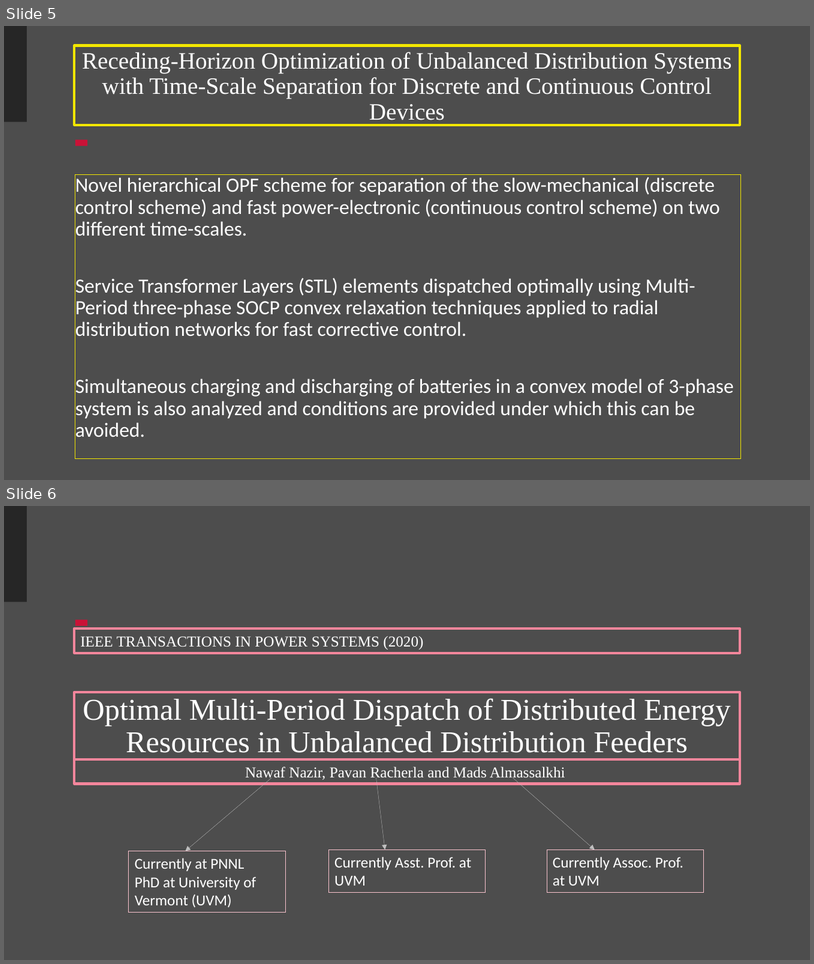
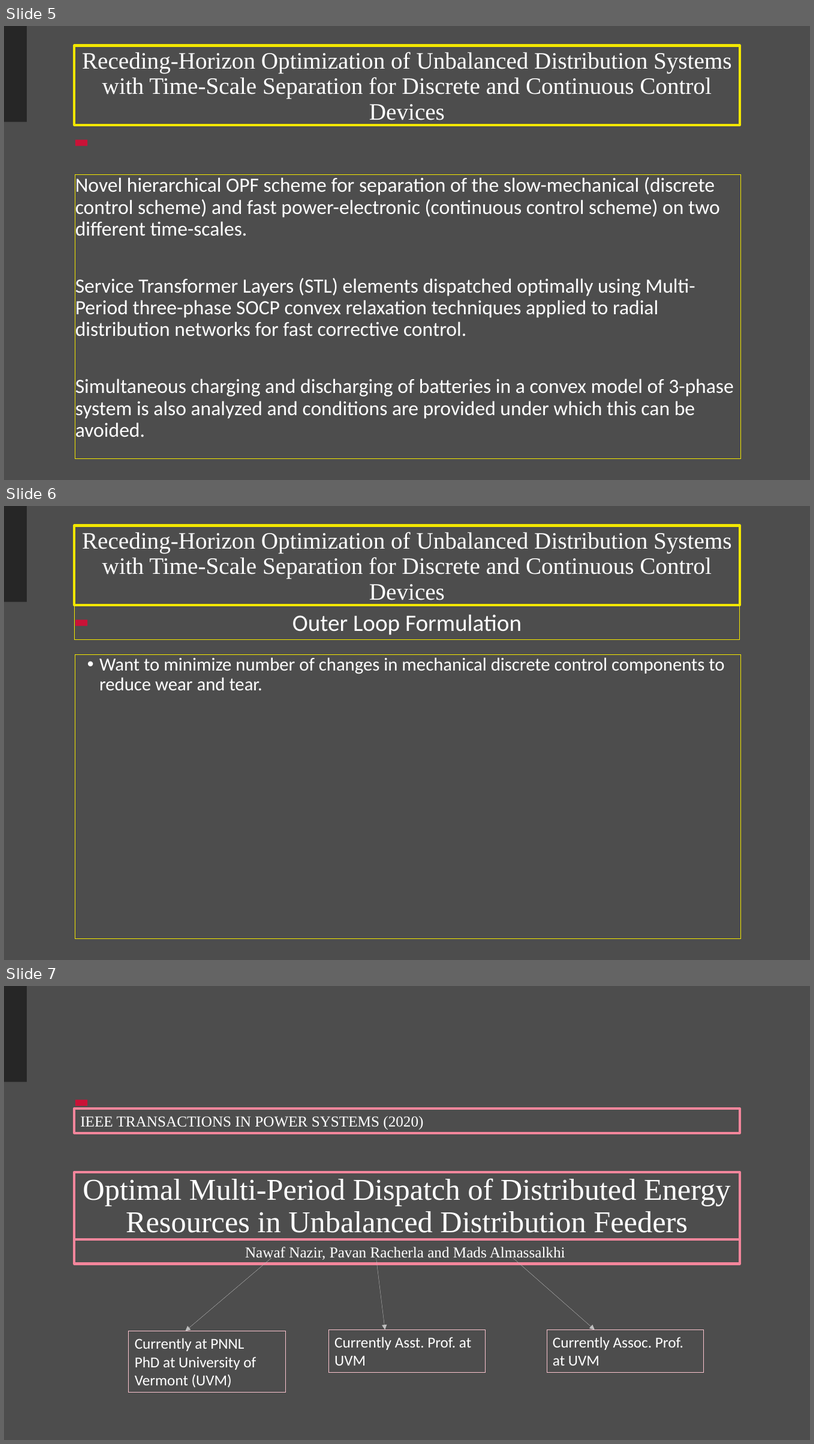
Before and after one commit to Realife-Brahmin/Multi_Period_Optimal_Power_Flow, a slide deck: Presentations/multiPeriodOptimization_aryan_ritwajeet_jha.pptx. Shown one above the other, each under a label of ours: slides 5 and 6 before the commit, slides 5, 6 and 7 after it. The pictures are 814x964 and 814x1444 pixels, drawn with LibreOffice and Linux fonts; fonts in the diff are those of the drawing; background and template pictures are left out. Boxes give left, top, right and bottom in pixels: in the first picture for what was removed or moved away, otherwise in the second. Text is boxed around its words. In the diff, an @@ line names an element or a change of style, - is before the commit and + after.

```diff
--- a/Presentations/multiPeriodOptimization_aryan_ritwajeet_jha.pptx
+++ b/Presentations/multiPeriodOptimization_aryan_ritwajeet_jha.pptx
@@ slide 6 added at bbox=[4, 506, 810, 960], background #4D4D4D; not listed: 2 template elements that a slide beside it also shows @@
@@ title added at bbox=[74, 525, 740, 604], outline #F3E700 3 pt, 28 pt, text #FFFFFF @@
+Receding-Horizon Optimization of Unbalanced Distribution Systems with Time-Scale Separation for Discrete and Continuous Control Devices
@@ rectangle added at bbox=[74, 604, 740, 639], outline #F3E700 0.75 pt, 28 pt, text #FFFFFF @@
+Outer Loop Formulation
@@ text added at bbox=[75, 655, 741, 939], outline #F3E700 0.75 pt, 22 pt, text #FFFFFF @@
+  • Want to minimize number of changes in mechanical discrete control components to reduce wear and tear.
@@ what was slide 6 is now slide 7 @@
```
Also in this commit, not shown: 1 other file.
